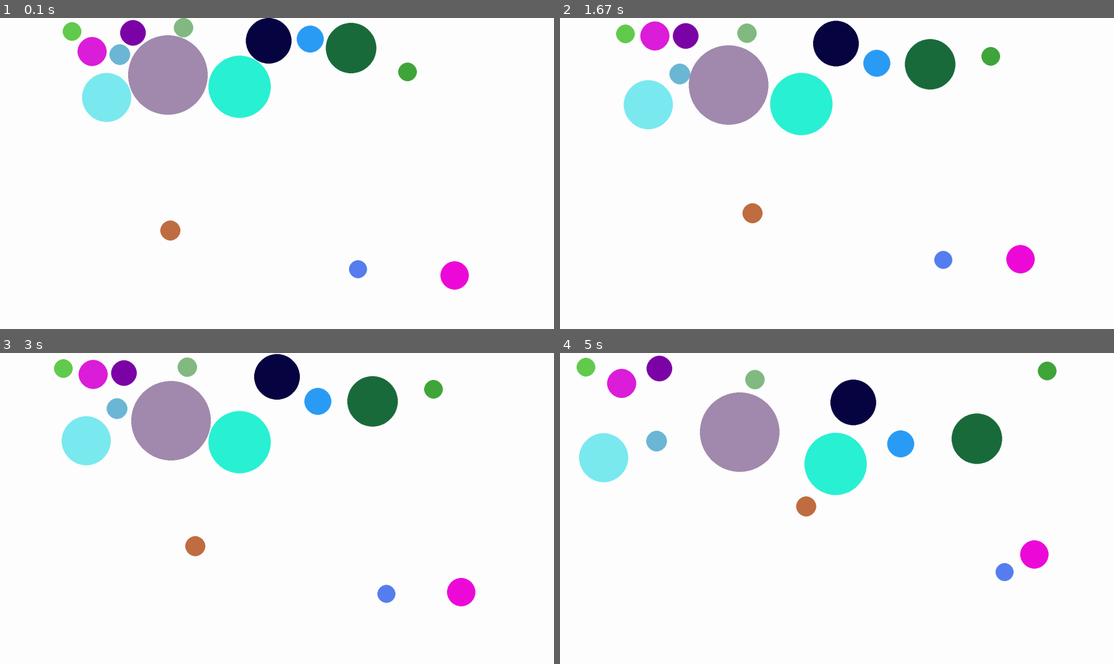
Above: before the commit, frames 1-4 (two rows, left to right).
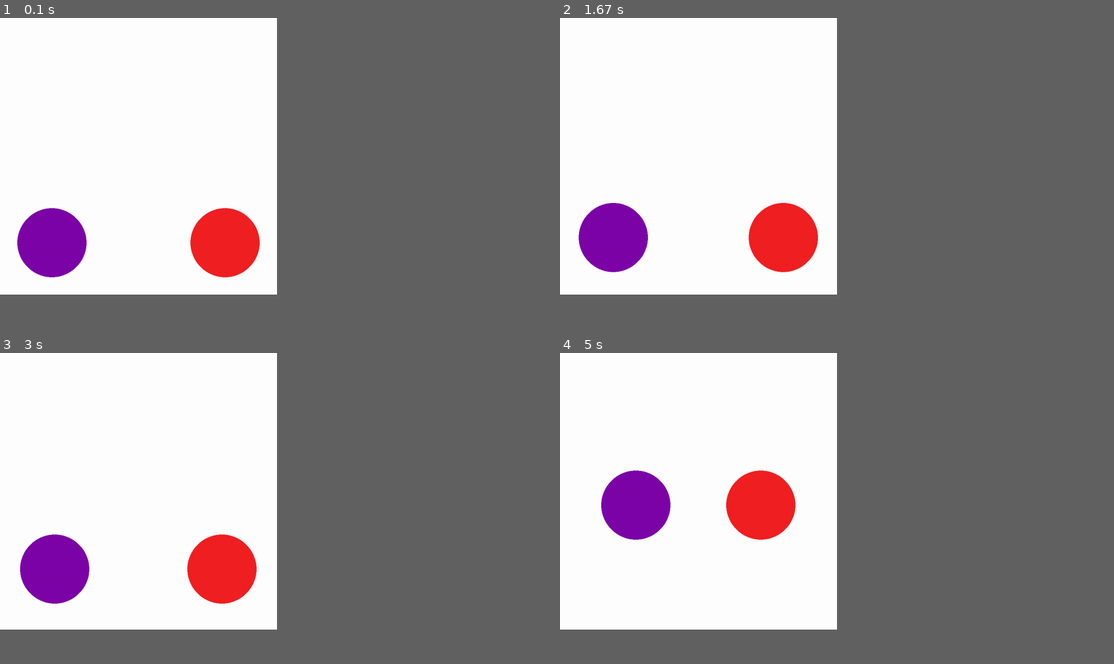
Above: after the commit, the same moments.

Repository: MestreLion/rainballs
Game: pygame game, started from rainballs.py
Two runs of this game, one before a commit and one after it. Both use one fixed random seed, a clock stepped at 60 frames per second and the inputs below. The source is Python 2; it was converted automatically to run under Python 3.
Inputs:
- Up to frame 1 (0.1 s): no input
- Up to frame 2 (1.67 s): tap Space at 0.33, 0.73, 1.23 s
- Up to frame 3 (3 s): tap Space at 1.82, 2.58 s
- Up to frame 4 (5 s): tap Space at 3.48 s; tap Enter at 4.4 s
The window is 900x506 before the commit and 450x450 after it. Grey fills any space a smaller window leaves; there, only what the larger window draws over its background counts as a difference.

The runs differ from the first frame. In frame 1, 15% of the frame differs, in the area x 3-85%, y 0-88%; in frame 2, 15%; in frame 3, 15%; in frame 4, 15%.

Commit message:
wait a momentum, physics is broken!

Diff:
--- a/rainballs.py
+++ b/rainballs.py
@@ -33,9 +33,9 @@
 BENCHMARK = False
 FULLSCREEN = False
 DEBUG = False
-AUTOPLAY = True
+AUTOPLAY = False
 TRACE = False
-BALLS = 15
+BALLS = 2
 
 
 # Colors
@@ -47,7 +47,7 @@
 
 
 # Render stuff
-SCREEN_SIZE = (1600, 900)     # Fullscreen ignores this and always use desktop resolution
+SCREEN_SIZE = (800, 800)     # Fullscreen ignores this and always use desktop resolution
 FPS = 60  # 0 for unbounded
 BG_COLOR = WHITE
 
@@ -65,9 +65,9 @@
 
 
 # Ball initial values
-radius = 120
-pos = [100, 300]
-vel = [250, 250]
+radius = 100
+pos = [SCREEN_SIZE[0], 0]
+vel = [500, 0]
 elast = (1, 0.7)
 
 
@@ -106,6 +106,7 @@
         self.mass = self.area * self.density
         self.bounds = (screen.get_size()[0] - self.radius,
                        screen.get_size()[1] - self.radius)
+        self.wallp = [0, 0]  # net momentum "absorbed" by the "infinite-mass" walls. What a dirty hack :P
 
         # Pygame sprite requirements
         self.image = pygame.Surface(2*[self.radius*2])
@@ -136,8 +137,12 @@
         dt = elapsed  # Alternatives: TIMESTEP; 1./FPS; 1./60
 
         def bounce():
-            # Reflect velocity prior to collision, dampered
-            self.velocity[i] = -(v+self.velocity[i])/2 * min(self.elasticity[i], DAMPING[i])
+            # Save the momentum that will be absorbed by the wall
+            self.wallp[i] += self.mass * 2 * self.velocity[i]
+
+            # Reflect velocity, dampered
+            self.velocity[i] *= -1 * min(self.elasticity[i], DAMPING[i])
+
             # set to zero when low enough
             if abs(self.velocity[i]) < EPSILON_V:
                 self.velocity[i] = 0
@@ -146,15 +151,12 @@
             return
 
         for i in [0, 1]:
-            # Save current values before any change
-            p, v = self.position[i], self.velocity[i]
+            # Apply velocity to position, Velocity Verlet method
+            self.position[i] += self.velocity[i] * dt + GRAVITY[i] * dt**2 / 2.
 
             # Apply gravity to velocity
             if not (self.on_ground and self.velocity[i] == 0):  # looks sooo hackish...
                 self.velocity[i] += GRAVITY[i] * dt
-
-            # Apply velocity to position, Velocity Verlet method
-            self.position[i] += v * dt + GRAVITY[i] * dt**2 / 2.
 
             # Check lower boundary
             if self.position[i] < self.radius:
@@ -183,6 +185,8 @@
         if other is self:
             return
 
+        assert self.position != other.position, "Can not collide balls with same center"
+
         # Calculate the subtraction vector and its magnitude squared
         dv = [other.position[0] - self.position[0],
               other.position[1] - self.position[1]]
@@ -218,9 +222,9 @@
 
             # Adjust the velocities by rotating current velocity to the normal's direction
             # (ie, multiply normal by current velocity magnitude)
-            mag = math.sqrt(circle.velocity[0]**2 + circle.velocity[1]**2)
-            circle.velocity[0] = mag * -normal[0]
-            circle.velocity[1] = mag * -normal[1]
+            vmag = math.sqrt(circle.velocity[0]**2 + circle.velocity[1]**2)
+            circle.velocity[0] = vmag * -normal[0]
+            circle.velocity[1] = vmag * -normal[1]
 
             # rinse and repeat for other, using a reflected normal
             normal[0] *= -1
@@ -277,13 +281,8 @@
 
     # Create the balls
     balls = pygame.sprite.Group()
-    for _ in xrange(BALLS):
-        balls.add(Ball(color=(randint(0,255), randint(0,255), randint(0,255)),
-                       radius=randint(10, radius),
-                       position=[randint(100, screen.get_size()[0]-radius),
-                                 randint(100, screen.get_size()[0]-radius)],
-                       velocity=[randint(50, 50+vel[0]), randint(50, 50+vel[1])],
-                       ))
+    balls.add(Ball(color=(randint(0,255), randint(0,255), randint(0,255)), radius=100, position=[150, 150], velocity=[ 100, 300]),
+              Ball(color=(randint(0,255), randint(0,255), randint(0,255)), radius=100, position=[650, 150], velocity=[-100, 300]),)
 
     # -------- Main Game Loop -----------
     trace = TRACE
@@ -356,8 +355,20 @@
 
             if frames == (FPS or 100):
                 frames = 0
+
+                # Calculate kinetic energy and linear momentum
+                # P must be always constant, also E if damping is 1
+                P = [0, 0]
+                E = 0
+                for ball in balls:
+                    P[0] += ball.mass * ball.velocity[0] + ball.wallp[0]
+                    P[1] += ball.mass * ball.velocity[1] + ball.wallp[1]
+                    E += ball.mass * math.sqrt(ball.velocity[0]**2 + ball.velocity[1]**2)**2 / 2.
+
                 if not args.fullscreen:
-                    pygame.display.set_caption("%s - FPS: %7.2f" % (caption,clock.get_fps()))
+                    pygame.display.set_caption(
+                        "%s - FPS: %.1f - Energy: %.1f, Momentum: [%.1f, %.1f]" % (
+                        caption,clock.get_fps(), E, P[0], P[1]))
 
             if step:
                 play = step = False
